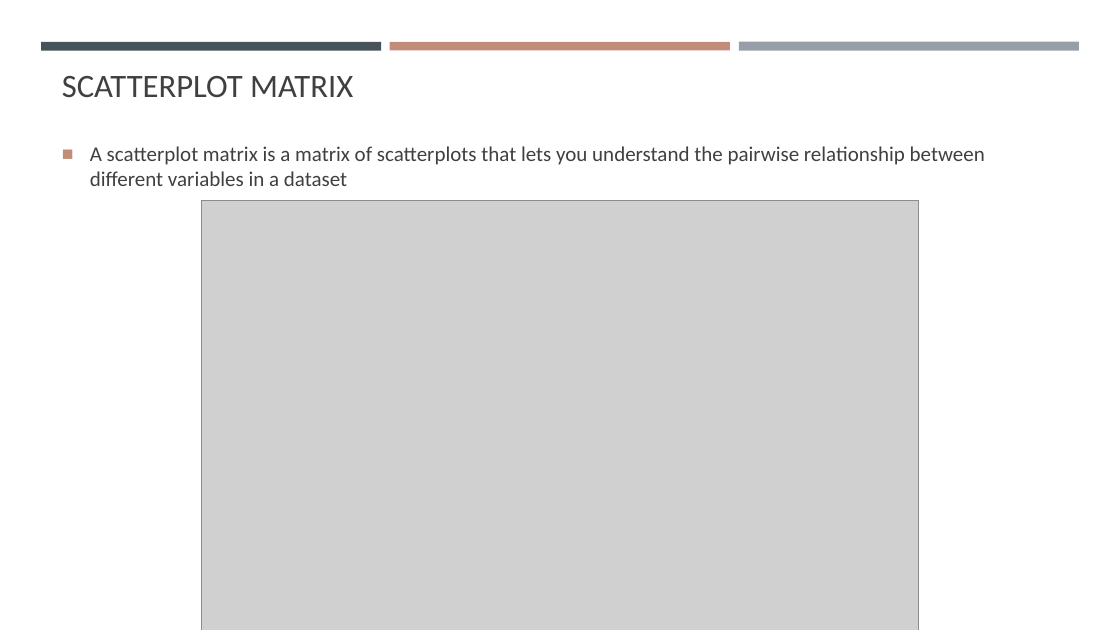
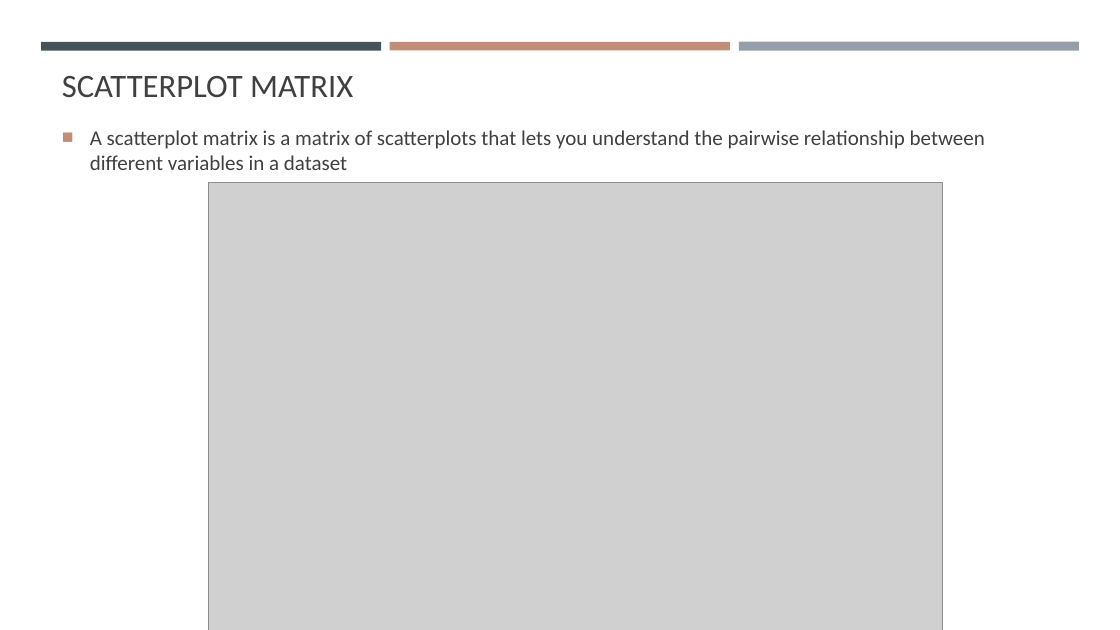
Before and after one commit to gisynw/geog-247, a slide deck: slide 23 of docs/Lectures/Week03/Week03_DataExploration.pptx (slide 19 before the commit). Drawn at 1120x630 pixels with LibreOffice and Linux fonts; fonts in the diff are those of the drawing; grey boxes stand for pictures. Boxes give left, top, right and bottom in pixels: in the first picture for what was removed or moved away, otherwise in the second. Text is boxed around its words. In the diff, an @@ line names an element or a change of style, - is before the commit and + after.

```diff
--- a/docs/Lectures/Week03/Week03_DataExploration.pptx
+++ b/docs/Lectures/Week03/Week03_DataExploration.pptx
@@ text "A scatterplot matrix is a ..." moved from (x1=90, y1=146, x2=985, y2=186) to (x1=90, y1=130, x2=985, y2=170) @@
@@ picture resized from (x1=202, y1=201, x2=918, y2=630) to (x1=209, y1=182, x2=943, y2=630) @@
```
Also in this commit, not shown: 11 slides added, 3 slides removed, 10 other files.
